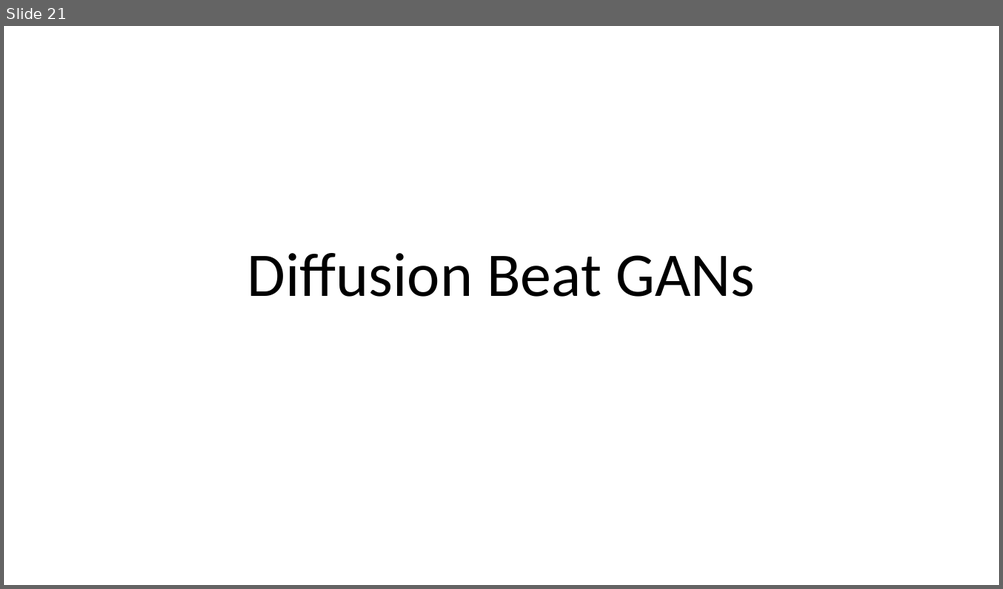
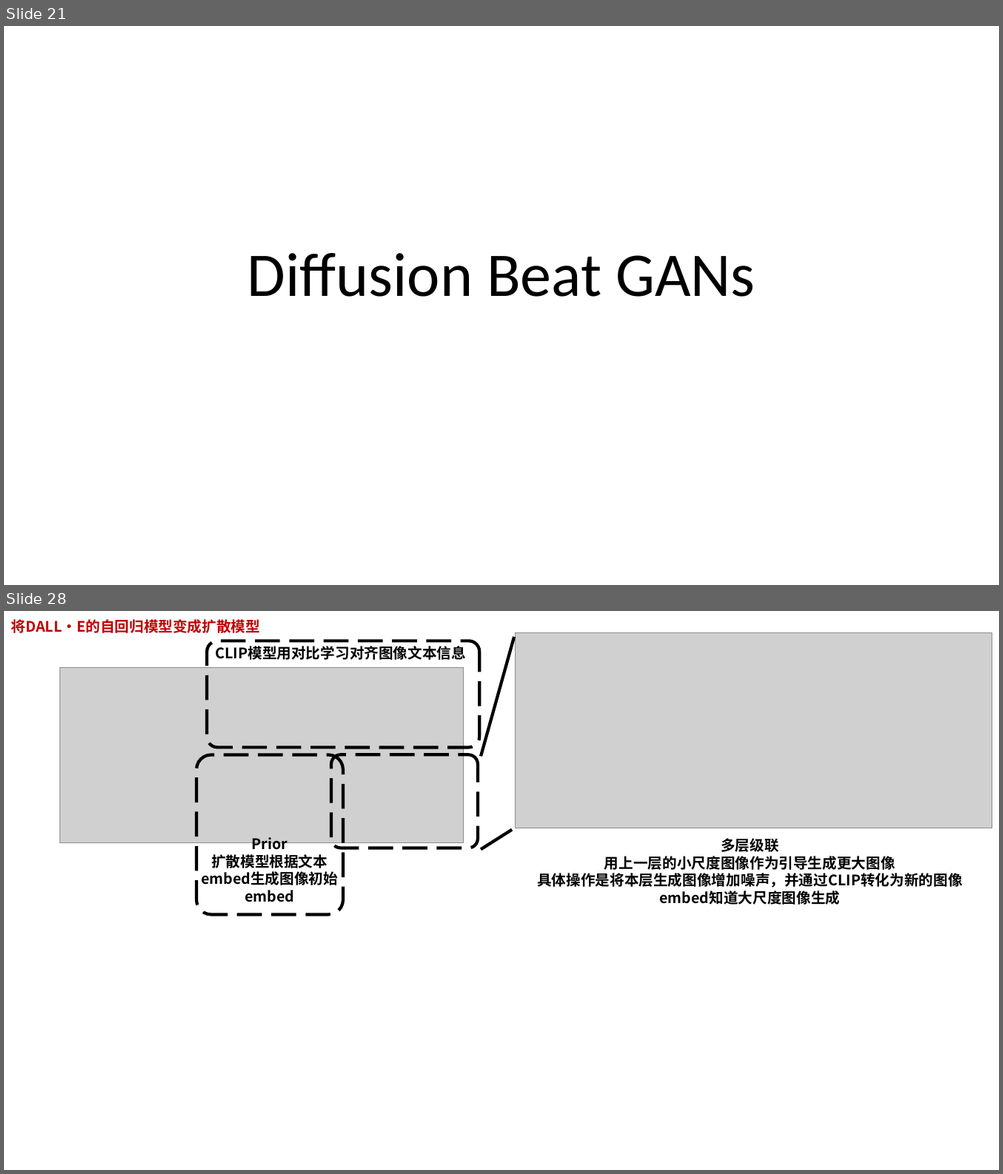
Before and after one commit to Elephant-King9/Paper, a slide deck: Base_Model/GAN+VAE+Diffusion/论文作图.pptx. Shown one above the other, each under a label of ours: slide 21 before the commit, slides 21 and 28 after it; the slides between them are not shown. The pictures are 1003x589 and 1003x1174 pixels, drawn with LibreOffice and Linux fonts; fonts in the diff are those of the drawing; grey boxes stand for pictures. Boxes give left, top, right and bottom in pixels: in the first picture for what was removed or moved away, otherwise in the second. Text is boxed around its words. In the diff, an @@ line names an element or a change of style, - is before the commit and + after.

```diff
--- a/Base_Model/GAN+VAE+Diffusion/论文作图.pptx
+++ b/Base_Model/GAN+VAE+Diffusion/论文作图.pptx
@@ slide 28 added at box(4, 611, 999, 1170), background #FFFFFF @@
@@ text added at box(11, 619, 260, 633), 14 pt, text #C00000, bold @@
+将DALL·E的自回归模型变成扩散模型
@@ rounded rectangle added at box(207, 641, 479, 748), outline #000000 3 pt dashed @@
@@ text added at box(216, 646, 466, 660), 14 pt, text #000000, bold @@
+CLIP模型用对比学习对齐图像文本信息
@@ line added from (481, 757) to (515, 637), #000000 3 pt @@
@@ picture added at box(515, 633, 992, 828) @@
@@ picture added at box(60, 668, 464, 843) @@
@@ rounded rectangle added at box(196, 755, 343, 914), outline #000000 3 pt dashed @@
@@ rounded rectangle added at box(331, 755, 477, 849), outline #000000 3 pt dashed @@
@@ line added from (481, 850) to (512, 829), #000000 3 pt @@
@@ text added at box(211, 837, 327, 869), 14 pt, text #000000, bold @@
+Prior
+扩散模型根据文本embed生成图像初始embed
@@ text added at box(537, 838, 962, 888), 14 pt, text #000000, bold @@
+多层级联
+用上一层的小尺度图像作为引导生成更大图像
+具体操作是将本层生成图像增加噪声，并通过CLIP转化为新的图像embed知道大尺度图像生成
```
Also in this commit, not shown: 2 slides changed, 5 other slides added, 6 other files.
